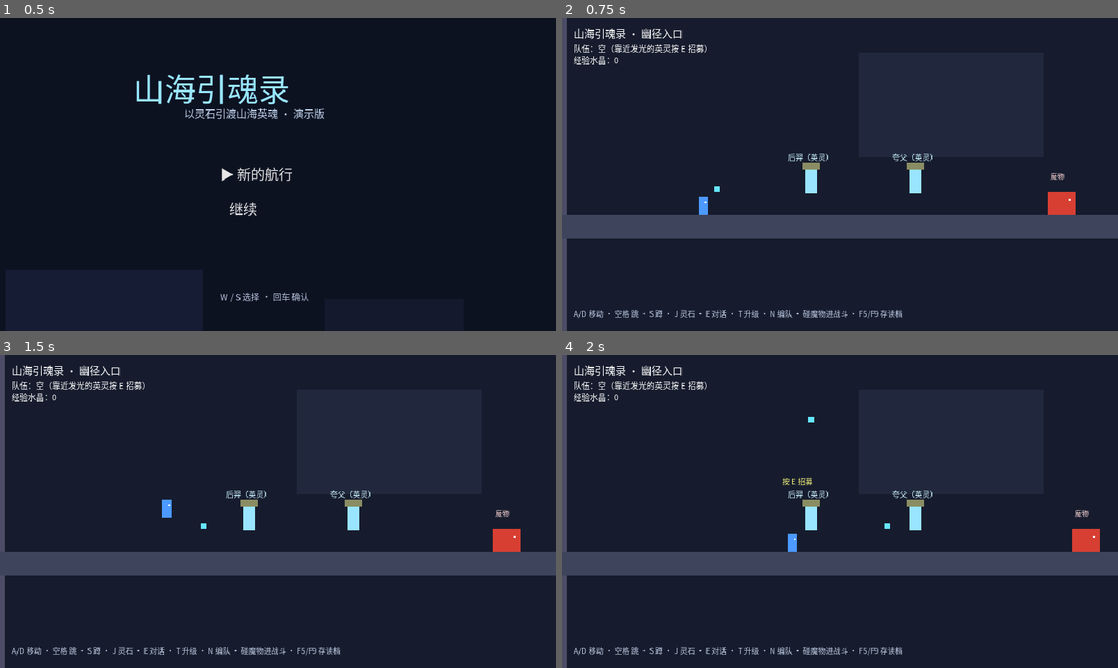
Above: before the commit, frames 1-4 (two rows, left to right).
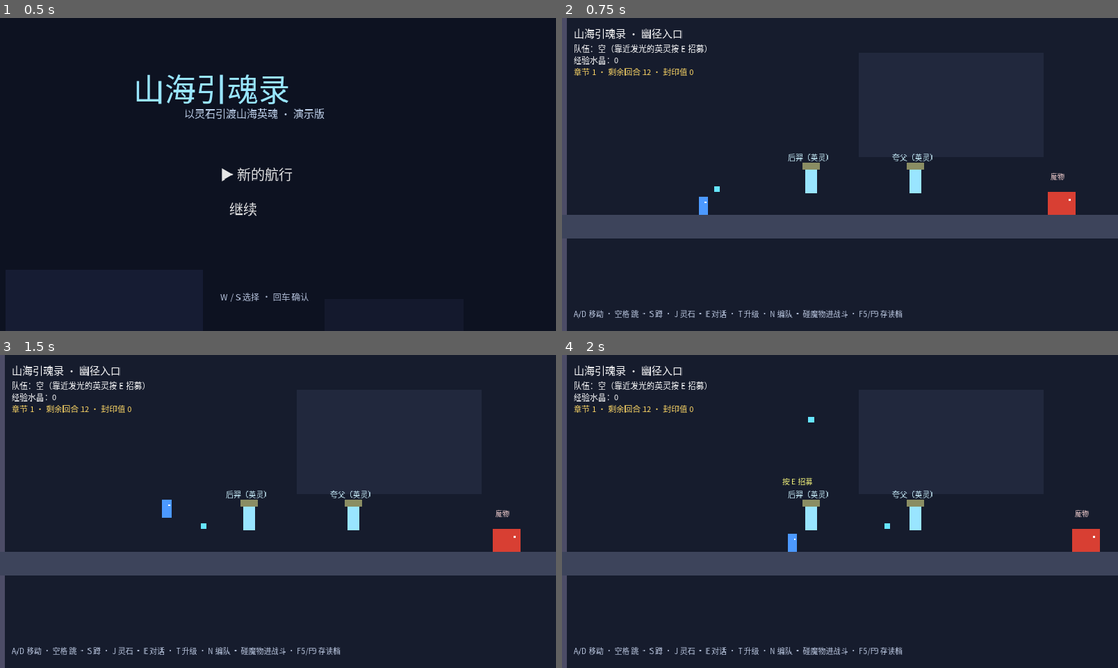
Above: after the commit, the same moments.

Repository: kaworu00/BONSFK
Game: Godot game, scene res://scenes/main.tscn
Same seed, same stepped clock (60 frames per second), same inputs: the game is played once before the commit and once after it.
Inputs:
- Up to frame 1 (0.5 s): no input
- Up to frame 2 (0.75 s): tap Enter (menu_confirm) at 0.5 s; hold D (move_right) from 0.53 s (still down); tap J (crystal) at 0.6 s
- Up to frame 3 (1.5 s): keep holding D (move_right); tap Space (jump) at 0.77 s; tap N (party) at 0.8, 1.35 s; tap Enter (menu_confirm) at 1.25 s
- Up to frame 4 (2 s): keep holding D (move_right); tap Space (jump) at 1.52 s; tap J (crystal) at 1.55 s

Frame 1 is identical in both runs. In frame 2, 0.2% of the frame differs, in the area x 2-24%, y 16-19%; in frame 3, 0.2%; in frame 4, 0.2%.

Commit message:
章节/时间配额系统：回合消耗 + 封印值 → 三种结局

Diff:
--- a/scripts/autoload/event_bus.gd
+++ b/scripts/autoload/event_bus.gd
@@ -23,3 +23,9 @@
 
 # 房间出口门请求切换（to_room：目标房间 id）
 signal room_exit_requested(to_room: String)
+
+# 触发结局（kind：true=真结局 / normal=普通结局 / bad=时间耗尽）
+signal ending_requested(kind: String)
+
+# 请求回到主菜单（结局界面回车后）
+signal menu_requested
--- a/scripts/autoload/global_state.gd
+++ b/scripts/autoload/global_state.gd
@@ -13,6 +13,9 @@
 var current_room: String = "cave_01"  # 当前所在房间 id（存档用）
 var party_hp: Dictionary = {}  # 出战英灵当前血量 {id: hp}（战斗损耗保留，休息点回满）
 var trinkets: Array = []       # 已购饰品 id 列表（全局被动）
+var chapter: int = 1           # 当前章节（时间章节）
+var periods: int = 12          # 当前章节剩余回合数（时间配额）
+var boss_defeated: bool = false  # 是否已击败 Boss「相繇」（影响结局）
 
 # 全局 UI 字体：Godot 自带字体不含中文，这里用系统字体显示中文。
 var ui_font: SystemFont
@@ -127,6 +130,15 @@
     return trinkets.has(id)
 
 
+# 结局判定：满足条件就返回结局种类（"" = 还没到结局）
+func check_ending() -> String:
+    if boss_defeated:
+        return "true" if seal_value >= 8 else "normal"
+    if periods <= 0:
+        return "bad"
+    return ""
+
+
 # 重置进度（新游戏用）
 func reset_progress() -> void:
     party = []
@@ -137,3 +149,6 @@
     current_room = "cave_01"
     party_hp = {}
     trinkets = []
+    chapter = 1
+    periods = 12
+    boss_defeated = false
--- a/scripts/autoload/save_manager.gd
+++ b/scripts/autoload/save_manager.gd
@@ -19,6 +19,9 @@
         "current_room": GlobalState.current_room,
         "party_hp": GlobalState.party_hp,
         "trinkets": GlobalState.trinkets,
+        "chapter": GlobalState.chapter,
+        "periods": GlobalState.periods,
+        "boss_defeated": GlobalState.boss_defeated,
     }
     var file := FileAccess.open(SAVE_PATH, FileAccess.WRITE)
     if file == null:
@@ -51,5 +54,8 @@
         var tr = parsed.get("trinkets", [])
         if tr is Array:
             GlobalState.trinkets = tr
+        GlobalState.chapter = int(parsed.get("chapter", 1))
+        GlobalState.periods = int(parsed.get("periods", 12))
+        GlobalState.boss_defeated = bool(parsed.get("boss_defeated", false))
         return true
     return false
--- a/scripts/battle/battle.gd
+++ b/scripts/battle/battle.gd
@@ -687,16 +687,28 @@
         if GlobalState.has_trinket("julingyu"):
             reward = int(reward * 1.5)   # 聚灵玉：经验水晶 +50%
         GlobalState.exp_crystals += reward
-        msg_label.text = "胜利！最终连段 x%d，获得 %d 经验水晶" % [combo, reward]
         AudioManager.play("crystal")
+        # 击败终极 Boss：标记 + 封印值大涨
+        if enemy_id == "xiangyao":
+            GlobalState.boss_defeated = true
+            GlobalState.seal_value += 3
+            msg_label.text = "击败「相繇」！山海封印松动，英灵归位……"
+        else:
+            msg_label.text = "胜利！最终连段 x%d，获得 %d 经验水晶" % [combo, reward]
     else:
         # 败北：全队回满（读档式重来，避免卡死）
         for f in fighters:
             if f.data.id != "ph":
                 GlobalState.party_hp[f.data.id] = f.data.max_hp
         msg_label.text = "败北……回到探索。"
+    # 时间消耗：每场战斗 -1 回合
+    GlobalState.periods = maxi(0, GlobalState.periods - 1)
     await get_tree().create_timer(1.6).timeout
     EventBus.battle_finished.emit(won)
+    # 结局判定
+    var kind := GlobalState.check_ending()
+    if kind != "":
+        EventBus.ending_requested.emit(kind)
 
 
 # --- 数据/刷新辅助 ---
--- a/scripts/main.gd
+++ b/scripts/main.gd
@@ -21,6 +21,8 @@
     EventBus.battle_requested.connect(_on_battle_requested)
     EventBus.battle_finished.connect(_on_battle_finished)
     EventBus.room_exit_requested.connect(_on_room_exit)
+    EventBus.ending_requested.connect(_on_ending_requested)
+    EventBus.menu_requested.connect(_return_to_menu)
     _show_menu()
 
 
@@ -85,3 +87,23 @@
         var cam := cams[0] as Camera2D
         if cam != null:
             cam.make_current()
+
+
+# 时间耗尽 / 击败 Boss → 弹出结局界面
+func _on_ending_requested(kind: String) -> void:
+    var Ending := preload("res://scripts/ui/ending_menu.gd")
+    var m = Ending.new()
+    m.set("kind", kind)
+    add_child(m)
+
+
+# 结局界面回车 → 回到主菜单
+func _return_to_menu() -> void:
+    get_tree().paused = false
+    if battle != null and is_instance_valid(battle):
+        battle.queue_free()
+        battle = null
+    if room != null and is_instance_valid(room):
+        room.queue_free()
+        room = null
+    _show_menu()
--- /dev/null
+++ b/scripts/ui/ending_menu.gd
@@ -0,0 +1,70 @@
+extends CanvasLayer
+# ============================================================
+# ending_menu.gd —— 结局界面
+# 作用：时间配额耗尽 / 击败 Boss 后，根据封印值显示三种结局。
+# 操作：回车 / 空格回到主菜单。
+# ============================================================
+
+var kind := "normal"
+
+
+func _ready() -> void:
+    layer = 200
+    process_mode = Node.PROCESS_MODE_ALWAYS
+    get_tree().paused = true   # 暂停游戏
+    _build()
+
+
+func _build() -> void:
+    var bg := ColorRect.new()
+    bg.color = Color(0.03, 0.04, 0.08)
+    bg.size = Vector2(960, 540)
+    add_child(bg)
+
+    var title_text := ""
+    var body_text := ""
+    var color := Color.WHITE
+    match kind:
+        "true":
+            title_text = "真结局 · 山海归位"
+            body_text = "十二位英魂尽数归位，封印彻底完成。\n山海之间重归宁静，你把引渡的灯，轻轻放下。"
+            color = Color(0.6, 1.0, 0.7)
+        "normal":
+            title_text = "普通结局 · 封印未满"
+            body_text = "相繇虽败，封印却因英魂未齐而未能圆满。\n山海的门，还留着一道缝……"
+            color = Color(0.9, 0.85, 0.6)
+        _:
+            title_text = "坏结局 · 山海关闭"
+            body_text = "时间已尽，山海之门再次缓缓闭合。\n那些还未归位的英魂，将永远留在这片雾里。"
+            color = Color(1.0, 0.6, 0.6)
+
+    var title := GlobalState.make_label(title_text, 40, color)
+    title.position = Vector2(210, 90)
+    title.size = Vector2(540, 50)
+    title.horizontal_alignment = HORIZONTAL_ALIGNMENT_CENTER
+    add_child(title)
+
+    var body := GlobalState.make_label(body_text, 18, Color(0.9, 0.92, 0.95))
+    body.position = Vector2(220, 180)
+    body.size = Vector2(520, 120)
+    body.autowrap_mode = TextServer.AUTOWRAP_WORD_SMART
+    body.horizontal_alignment = HORIZONTAL_ALIGNMENT_CENTER
+    add_child(body)
+
+    var stat := GlobalState.make_label(
+        "引渡英灵 %d 位 · 封印值 %d · 经验水晶 %d" % [GlobalState.recruited.size(), GlobalState.seal_value, GlobalState.exp_crystals],
+        15, Color(0.75, 0.8, 0.9)
+    )
+    stat.position = Vector2(250, 330)
+    add_child(stat)
+
+    var hint := GlobalState.make_label("回车 / 空格 — 回到主菜单", 16, Color(0.7, 0.75, 0.85))
+    hint.position = Vector2(340, 410)
+    add_child(hint)
+
+
+func _process(_delta: float) -> void:
+    if Input.is_action_just_pressed("menu_confirm"):
+        get_tree().paused = false
+        queue_free()
+        EventBus.menu_requested.emit()
--- a/scripts/ui/hud.gd
+++ b/scripts/ui/hud.gd
@@ -11,6 +11,7 @@
 
 var party_label: Label
 var exp_label: Label
+var time_label: Label
 var title_label: Label
 var upgrade_menu = null
 var party_menu = null
@@ -33,6 +34,10 @@
     exp_label.position = Vector2(20, 62)
     add_child(exp_label)
 
+    time_label = GlobalState.make_label("", 14, Color(1, 0.85, 0.4))
+    time_label.position = Vector2(20, 82)
+    add_child(time_label)
+
     var hint := GlobalState.make_label(
         "A/D 移动 · 空格 跳 · S 蹲 · J 灵石 · E 对话 · T 升级 · N 编队 · 碰魔物进战斗 · F5/F9 存读档", 13,
         Color(0.75, 0.8, 0.9)
@@ -49,6 +54,7 @@
         names.append(cd.display_name if cd != null else str(id))
     party_label.text = "队伍：" + ("、".join(names) if not names.is_empty() else "空（靠近发光的英灵按 E 招募）")
     exp_label.text = "经验水晶：%d" % GlobalState.exp_crystals
+    time_label.text = "章节 %d · 剩余回合 %d · 封印值 %d" % [GlobalState.chapter, GlobalState.periods, GlobalState.seal_value]
 
     # 存档 / 读档
     if Input.is_action_just_pressed("save"):
--- a/scripts/world/npc.gd
+++ b/scripts/world/npc.gd
@@ -107,6 +107,7 @@
     if GlobalState.party.size() < 4 and not GlobalState.party.has(npc_id):
         GlobalState.party.append(npc_id)
         joined = true
+    GlobalState.seal_value += 1   # 每引渡一位英灵，封印值 +1
     EventBus.npc_recruited.emit(npc_id)
     AudioManager.play("recruit")
     _show_story(cd, joined)
@@ -175,9 +176,18 @@
             count += 1
     if count == 0:
         _show_service_msg("队伍还是空的，先在前方招募英灵吧。")
-    else:
-        AudioManager.play("heal")
-        _show_service_msg("神龛光芒洒下，%d 名英灵生命恢复全满！" % count)
+        return
+    AudioManager.play("heal")
+    # 休息消耗时间配额
+    GlobalState.periods = maxi(0, GlobalState.periods - 1)
+    _show_service_msg("神龛光芒洒下，%d 名英灵生命恢复全满！（剩余回合 %d）" % [count, GlobalState.periods])
+    _maybe_end_after_rest()
+
+
+func _maybe_end_after_rest() -> void:
+    var kind := GlobalState.check_ending()
+    if kind != "":
+        EventBus.ending_requested.emit(kind)
 
 
 func _open_shop() -> void:
Not shown, changed: README_上手说明.md
